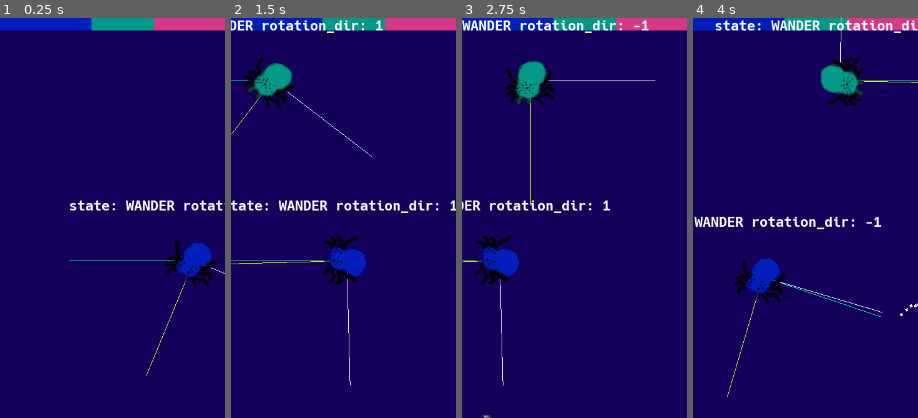
Above: before the commit, frames 1-4 (left to right).
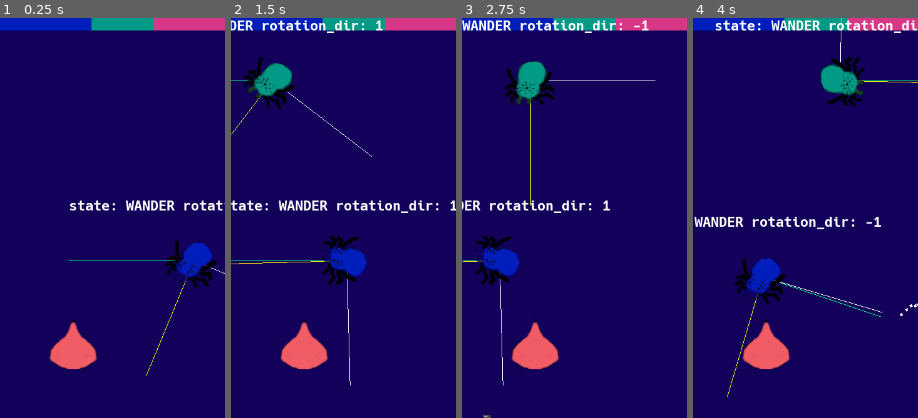
Above: after the commit, the same moments.

Repository: algch/BounceBunny
Game: Godot game, scene res://main.tscn
Same seed, same stepped clock (60 frames per second), same inputs: the game is played once before the commit and once after it.
Inputs (mouse positions are % of the whole screen's width and height, from its top left):
- Up to frame 1 (0.25 s): no input
- Up to frame 2 (1.5 s): move the mouse to (72, 45) at 0.52 s; press the mouse at (72, 45) at 0.53 s; hold Right (ui_right) 0.53-1.28 s; move the mouse to (30, 55) at 1.27 s; release the mouse at (30, 55) at 1.28 s; hold Down (ui_down) from 1.28 s (still down); click (30, 55) at 1.35 s
- Up to frame 3 (2.75 s): move the mouse to (60, 28) at 2.02 s; release Down (ui_down) at 2.03 s; press the mouse at (60, 28) at 2.03 s; hold Right (ui_right) from 2.03 s (still down)
- Up to frame 4 (4 s): move the mouse to (45, 70) at 2.77 s; release Right (ui_right) at 2.78 s; release the mouse at (45, 70) at 2.78 s; hold Up (ui_up) 2.78-3.53 s; click (45, 70) at 2.85 s; move the mouse to (80, 65) at 3.52 s; press the mouse at (80, 65) at 3.53 s; hold Left (ui_left) from 3.53 s (still down)
The pictures show only the part of the screen within x 5-55%, y 0-50%; the shares and areas given below are measured in that part.

The runs differ from the first frame. In frame 1, 1.5% of the frame differs, in the area x 21-44%, y 75-88%; in frame 2, 1.5%; in frame 3, 1.5%; in frame 4, 1.5%.

Commit message:
added items

Diff:
--- /dev/null
+++ b/items/item.gd
@@ -0,0 +1,10 @@
+extends Area2D
+
+var red_texture = preload('res://items/sprites/seed_red.png')
+
+func _ready():
+	$sprite.set_texture(red_texture)
+	connect('body_entered', self, 'bodyEntered')
+
+func bodyEntered(body):
+	print('body entered ', str(body))
--- /dev/null
+++ b/items/item.tscn
@@ -0,0 +1,14 @@
+[gd_scene load_steps=3 format=2]
+
+[ext_resource path="res://items/item.gd" type="Script" id=1]
+
+[sub_resource type="CircleShape2D" id=1]
+radius = 40.0
+
+[node name="item" type="Area2D"]
+script = ExtResource( 1 )
+
+[node name="CollisionShape2D" type="CollisionShape2D" parent="."]
+shape = SubResource( 1 )
+
+[node name="sprite" type="Sprite" parent="."]
--- a/main.tscn
+++ b/main.tscn
@@ -1,9 +1,10 @@
-[gd_scene load_steps=5 format=2]
+[gd_scene load_steps=6 format=2]
 
 [ext_resource path="res://engine/main.gd" type="Script" id=1]
 [ext_resource path="res://player/player.tscn" type="PackedScene" id=2]
 [ext_resource path="res://tiles/rgb_tileset.tres" type="TileSet" id=3]
 [ext_resource path="res://enemies/spider/spider.tscn" type="PackedScene" id=4]
+[ext_resource path="res://items/item.tscn" type="PackedScene" id=5]
 
 [node name="main" type="Node"]
 script = ExtResource( 1 )
@@ -19,3 +20,6 @@
 
 [node name="spider" parent="." instance=ExtResource( 4 )]
 position = Vector2( 368.965, 388.478 )
+
+[node name="item" parent="." instance=ExtResource( 5 )]
+position = Vector2( 150.779, 521.518 )
Binary file added: items/sprites/seed_blue.png
Binary file added: items/sprites/seed_green.png
Binary file added: items/sprites/seed_red.png
